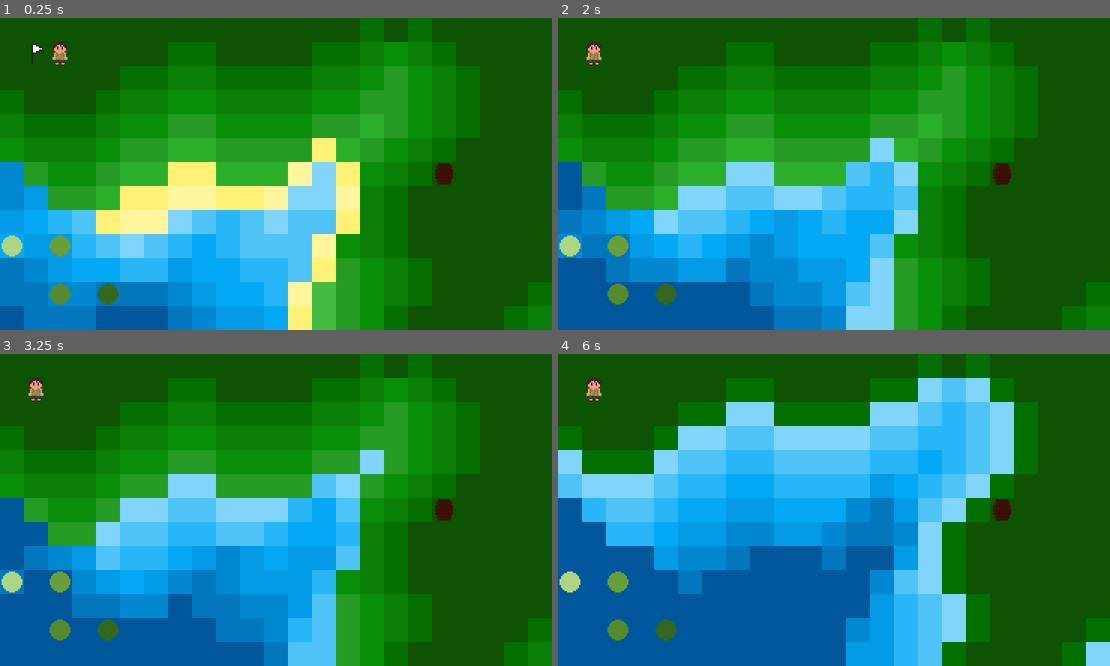
Above: before the commit, frames 1-4 (two rows, left to right).
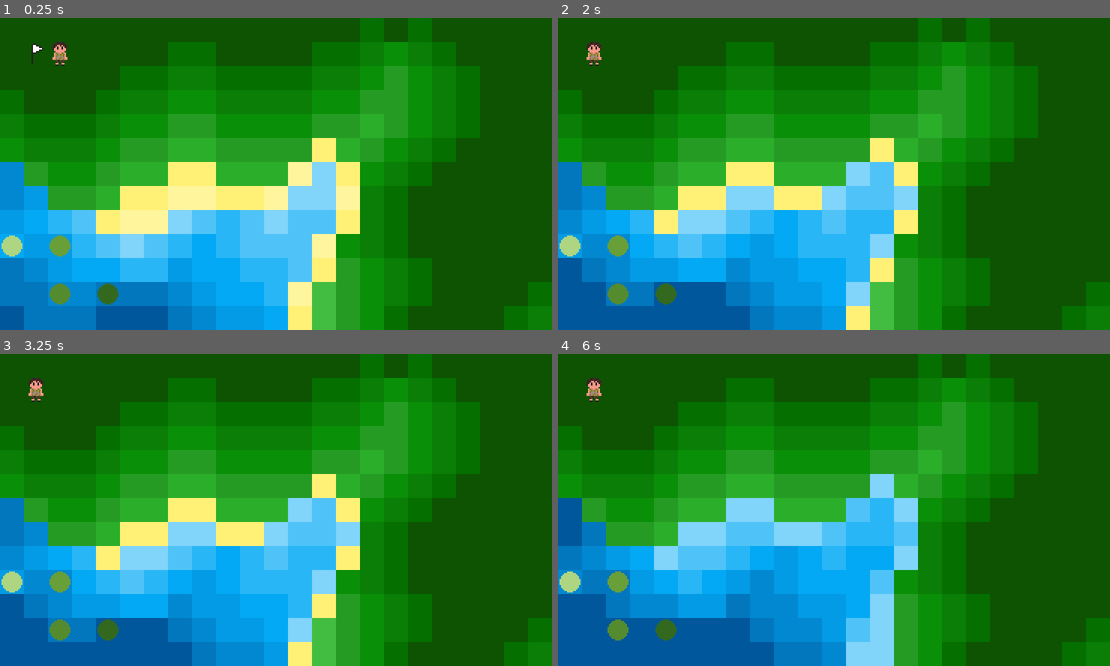
Above: after the commit, the same moments.

Repository: Sutams/portfolio-builders-jam
Game: Godot game, scene res://Level/level.tscn
The game is run twice, just before and just after one commit, with the same random seed, the same clock (stepped at 60 frames per second) and the same inputs.
Inputs:
- Up to frame 1 (0.25 s): no input
- Up to frame 2 (2 s): tap Enter at 0.5 s; hold D (right) 0.53-1.28 s; tap W (move) at 0.6, 1.35 s; tap R (reset) at 1.25 s; hold S (down) from 1.28 s (still down)
- Up to frame 3 (3.25 s): release S (down) at 2.03 s; hold D (right) from 2.03 s (still down); tap W (move) at 2.1, 2.85 s; tap R (reset) at 2.75 s
- Up to frame 4 (6 s): tap R (reset) at 3.5, 4.15, 4.25, 5.75 s; release D (right) at 3.53 s; hold A (left) 3.53-5.03 s; tap W (move) every 0.75 s from 3.6 to 5.85 s; hold S (down) 5.03-5.78 s; hold D (right) from 5.78 s (still down)

The runs differ from the first frame. In frame 1, 0.2% of the frame differs, in the area x 78-83%, y 46-54%; in frame 2, 16%; in frame 3, 28%; in frame 4, 51%, in the area x 0-100%, y 7-100%.

Commit message:
Comentando código

Diff:
--- a/Level/level.gd
+++ b/Level/level.gd
@@ -5,63 +5,71 @@
 @export var key_scene : PackedScene
 
 # Nodes to work with
-@onready var tilemap = $Ground
-@onready var tilemap_above = $AboveWater
-@onready var tide_timer = $TideTimer
-@onready var fall_timer = $FallTimer
-@onready var player = $Player
-@onready var camera = $Camera2D
-@onready var area_camera = $Camera2D/AreaCamera
-@onready var checkpoint_container = $Checkpoints
-@onready var key_container = $Keys
+@onready var tilemap : TileMapLayer = $Ground
+@onready var tilemap_above : TileMapLayer = $AboveWater
+@onready var tide_timer : Timer = $TideTimer
+@onready var fall_timer : Timer = $FallTimer
+@onready var player : Area2D = $Player
+@onready var camera : Camera2D = $Camera2D
+@onready var area_camera : Area2D = $Camera2D/AreaCamera
+@onready var checkpoint_container : Node = $Checkpoints
+@onready var key_container : Node = $Keys
 
 # Constant variables
-const TILE_SIZE = 16 # Square tiles of 16px size
-const OFFSET = Vector2(.5,.5)
-const MAX_WATER_TIME = 0.2
+const TILE_SIZE : int = 16 # Square tiles of 16px size
+const OFFSET : Vector2 = Vector2(.5,.5)
+const MAX_WATER_TIME : float = 0.2
 
 ## Rest of variables
 var cam_x_offset : int
 var cam_y_offset : int
 var camera_origin : Vector2
-var camera_vector = Vector2.ZERO
-var time_in_water = 0.0
-var rise = true
-var tide_height = 0
+var camera_vector : Vector2 = Vector2.ZERO
+var spawnpoint : Vector2 = Vector2(1,1)
+var time_in_water : float = 0.0
+var rise : bool = true
+var tide_height : int = 0
 var max_tide : int
 # Tilemap related
 var tilemap_copy : TileMapLayer
 var tilemap_above_copy : TileMapLayer
-const type = { "Deep Water" : 0, # <- Y-coord on tilemap atlas
-				"Water" : 1,
-				"Grass" : 2,
-				"Sand" : 3,
-				"Wood" : 4,
-				"Wall" : 5,
-				"TBD" : 6,
-				"Lava" : 7,
-				"Lilypad" : 8,
-				"Barrel" : 9,
-				"Rock" : 10,
-				"Lock" : 11,
-			}
+const type : Dictionary = {
+	"Deep Water" : 0, # <- Y-coord on tilemap atlas
+	"Water" : 1,
+	"Grass" : 2,
+	"Sand" : 3,
+	"Wood" : 4,
+	"Wall" : 5,
+	"TBD" : 6,
+	"Lava" : 7,
+	"Lilypad" : 8,
+	"Barrel" : 9,
+	"Rock" : 10,
+	"Lock" : 11,
+	}
 # List of tiles the player can move on
-var water_tiles = [type["Deep Water"], type["Water"]]
-var flood_tiles = [type["Grass"], type["Sand"]]
-var obstacle_tiles = [type["Rock"], type["Lock"]]
-var stand_tiles = [type["Lilypad"], type["Barrel"]]
+var water_tiles : Array = [type["Deep Water"], type["Water"]]
+var flood_tiles : Array = [type["Grass"], type["Sand"]]
+var obstacle_tiles : Array = [type["Rock"], type["Lock"]]
+var stand_tiles : Array = [type["Lilypad"], type["Barrel"]]
 
 # List to keep tiles that have been stood on
-var falling_cells = []
-var rising_cells = []
+var falling_cells : Array = []
+var rising_cells : Array = []
 
 # Key spawn coords
-var key_coords = [Vector2(-6,1), Vector2(26,15), Vector2(-7,15)]
+var key_coords : Array = [
+	Vector2(-6,1), Vector2(26,15), Vector2(-7,15)
+	]
 
 # Checkpoints spawn coords
-var checkpoint_coords = [Vector2(1,1), Vector2(17,18), Vector2(53,16), Vector2(36,-9), Vector2(16,-21), Vector2(-35,-21), Vector2(-19,24)]
-var checkpoints = []
-var last_visited_checkpoint
+var checkpoint_coords : Array = [
+	Vector2(1,1), Vector2(17,18), Vector2(53,16),
+	Vector2(36,-9), Vector2(16,-21), Vector2(-35,-21),
+	Vector2(-19,24)
+	]
+var checkpoints : Array = []
+var last_visited_checkpoint : Area2D
 
 ## Converts a position into tilemap coordinates
 func to_coords(pos: Vector2) -> Vector2i:
@@ -76,8 +84,7 @@
 		else:
 			checkpoints[i].active = false
 
-## Removes the key from the scene and list
-## and adds it to the player
+## Removes the key from the scene and list and adds it to the player
 func add_key(pos : Vector2):
 	for i in len(key_coords):
 		if Vector2(to_coords(pos)) == key_coords[i]:
@@ -85,47 +92,41 @@
 			player.add_key()
 			return
 
-##
-##
-func camera_vector_range(vec : Vector2):
-	var range_x = int(vec.x / cam_x_offset)
-	var range_y = int(vec.y / cam_y_offset)
-
-	if vec.x < 0:
+## Calculates camera vector based on how many times
+## the current position fits in the camera offsets
+func camera_vector_range(pos : Vector2):
+	# How many times does it have to move in the X and Y axis
+	var range_x = int(pos.x / cam_x_offset)
+	var range_y = int(pos.y / cam_y_offset)
+	# Because there is no -0, the value must be lowered once more if its negative
+	if pos.x < 0:
 		range_x -= 1
-	if vec.y < 0:
+	if pos.y < 0:
 		range_y -= 1
 	camera_vector.x = range_x
 	camera_vector.y = range_y
 
-##
-##
+## Changes the player position and moves the camera accordingly
 func respawn():
 	player.respawning = true
-	# Get last visited checkpoint
-	for checkpoint in checkpoints:
-		if checkpoint.active:
-			last_visited_checkpoint = checkpoint
+	# Sets player position to the last checkpoint or the spawn point
 	if last_visited_checkpoint:
 		player.position = last_visited_checkpoint.position
 	else:
-		player.position = (Vector2(1,1) + OFFSET) * TILE_SIZE
-
-	# Values between 23x and 13x have to give x y coords for camera
+		player.position = (spawnpoint + OFFSET) * TILE_SIZE
+	# Changes the camera vector to correspondent checkpoint or spawn
 	if last_visited_checkpoint:
 		camera_vector_range(Vector2(to_coords(last_visited_checkpoint.position)))
 	else:
 		camera_vector.x = 0
 		camera_vector.y = 0
 	move_camera()
-	# gives enough time for the camera to reset without input changing the direction
+	# Gives enough time for the camera to reset without
+	# player input changing the direction
 	await get_tree().create_timer(0.5).timeout
 	player.respawning = false
 
-
-
 ## Manages the rise and lowering of the tides by changing the tilemap
-##
 func _on_tide_timer_timeout() -> void:
 	var used_cells = tilemap.get_used_cells()
 	# Cycle through whole tilemap
@@ -133,27 +134,26 @@
 		var tile = tilemap.get_cell_atlas_coords(cell)
 		var tile_copy = tilemap_copy.get_cell_atlas_coords(cell)
 		if rise:
-			# slowly turn into water
+			# Turns into water the tiles that can be flood
 			if tile.x == tide_height and tile.y in flood_tiles:
 				tilemap.set_cell(cell, 0 , Vector2i(max_tide, type["Water"]))
-			# if already water, change its color to deeper water
+			# If it's already water, change its color to deeper water
 			elif tile.x > 0 and tile.y == type["Water"]:
 				tilemap.set_cell(cell, 0 , Vector2i(tile.x-1, type["Water"]))
 			elif tile.x > 0 and tile.y == type["Deep Water"]:
 				tilemap.set_cell(cell, 0 , Vector2i(tile.x-1, type["Deep Water"]))
 		else:
-			# slowly go back to normal
+			# Tiles go back to normal using the original values in the copied tilemap
 			if tile_copy.x == tide_height-1 and tile_copy.y in flood_tiles:
 				tilemap.set_cell(cell, 0 , tile_copy)
-			# if next time the tile is gonna be back to normal then change the water color
+			# Changes the water color if the tile is gonna be back to normal next time
 			elif tile.y == type["Water"] and tile_copy.y in flood_tiles:
 				tilemap.set_cell(cell, 0 , Vector2i(tile.x+1, type["Water"]))
-			# make water clearer till its back to normal
+			# Make the water tiles clearer till its back to normal
 			elif tile_copy.y == type["Water"] and tile.x < tile_copy.x:
 				tilemap.set_cell(cell, 0 , Vector2i(tile.x+1, type["Water"]))
 			elif tile_copy.y == type["Deep Water"] and tile.x < tile_copy.x:
 				tilemap.set_cell(cell, 0 , Vector2i(tile.x+1, type["Deep Water"]))
-
 	# Rises and lowers the tide
 	if rise:
 		tide_height+=1
@@ -161,29 +161,26 @@
 		tide_height-=1
 	if tide_height == 0 or tide_height == max_tide:
 		rise = !rise
-
-		# Stop tide movement for a short time
-		tide_timer.paused = true
-		await get_tree().create_timer(randi_range(1,5)).timeout
-		tide_timer.paused = false
-
-## I can check the "type" of tile in the tilemap with the function
-## tilemap.get_cell_atlas_coords(Vector2i(x,y))
-## it returns e.g. (0,0) or (3,1) which are the tiles on the *Atlas*
+	# Stops tide movement for a short random time
+	tide_timer.paused = true
+	await get_tree().create_timer(randi_range(1,5)).timeout
+	tide_timer.paused = false
+
+## Allows player to move by checking the "type" of tile in the tilemap
 func _on_player_moving() -> void:
 	var next_tilemap_position = to_coords(player.next_pos)
 	var tile_stood = tilemap_above.get_cell_atlas_coords(next_tilemap_position)
-
 	# Check if next move is allowed based on tile's Y-coord on atlas tilemap
 	if tilemap_above.get_cell_atlas_coords(next_tilemap_position).y in obstacle_tiles:
 		player.valid_move = false
+		# Opens lock
 		if tilemap_above.get_cell_atlas_coords(next_tilemap_position).y == type["Lock"]:
 			if player.keys > 0:
 				player.valid_move = true
 				player.key_used()
 				tilemap_above.set_cell(next_tilemap_position, -1 , Vector2i(-1,-1))
 	#elif player.next_pos == $Block.position:
-	#player.valid_move = true
+		#player.valid_move = true
 	else:
 		player.valid_move = true
 
@@ -291,13 +288,13 @@
 		respawn()
 
 	# Check if there are blocks in water
-	if tilemap.get_cell_atlas_coords(to_coords($Block.position)).y in water_tiles:
-		$Block.in_water = true
-	else:
-		$Block.in_water = false
-	# Check if player standing on blocks
-	if player.position == $Block.position:
-		time_in_water = 0
+	#if tilemap.get_cell_atlas_coords(to_coords($Block.position)).y in water_tiles:
+		#$Block.in_water = true
+	#else:
+		#$Block.in_water = false
+	## Check if player standing on blocks
+	#if player.position == $Block.position:
+		#time_in_water = 0
 
 	# Increase timer
 	if tilemap.get_cell_atlas_coords(player_pos).y in water_tiles:
--- a/Level/level.tscn
+++ b/Level/level.tscn
@@ -4,7 +4,6 @@
 [ext_resource type="PackedScene" uid="uid://bkq7kycdcrqxm" path="res://Player/player.tscn" id="3_0b4ue"]
 [ext_resource type="PackedScene" uid="uid://b7dmayj4k8kb0" path="res://Lock&Key/key.tscn" id="3_nk1il"]
 [ext_resource type="PackedScene" uid="uid://eojqh7r1p2te" path="res://Checkpoint/checkpoint.tscn" id="4_0b4ue"]
-[ext_resource type="PackedScene" uid="uid://cpjglweyyhegc" path="res://Block/block.tscn" id="5_f2txt"]
 [ext_resource type="Texture2D" uid="uid://datv4ni20r2kl" path="res://Level/tilemap.svg" id="6_nk1il"]
 
 [sub_resource type="TileSetAtlasSource" id="TileSetAtlasSource_0b4ue"]
@@ -224,10 +223,6 @@
 texture_filter = 1
 scale = Vector2(0.99999994, 0.99999994)
 
-[node name="Block" parent="." unique_id=1012717656 instance=ExtResource("5_f2txt")]
-position = Vector2(296, 104)
-metadata/_edit_group_ = true
-
 [node name="Camera2D" type="Camera2D" parent="." unique_id=721818192]
 position = Vector2(184, 104)
 position_smoothing_enabled = true
@@ -250,4 +245,3 @@
 [connection signal="area_exited" from="Camera2D/AreaCamera" to="." method="_on_area_camera_area_exited"]
 
 [editable path="Player"]
-[editable path="Block"]
